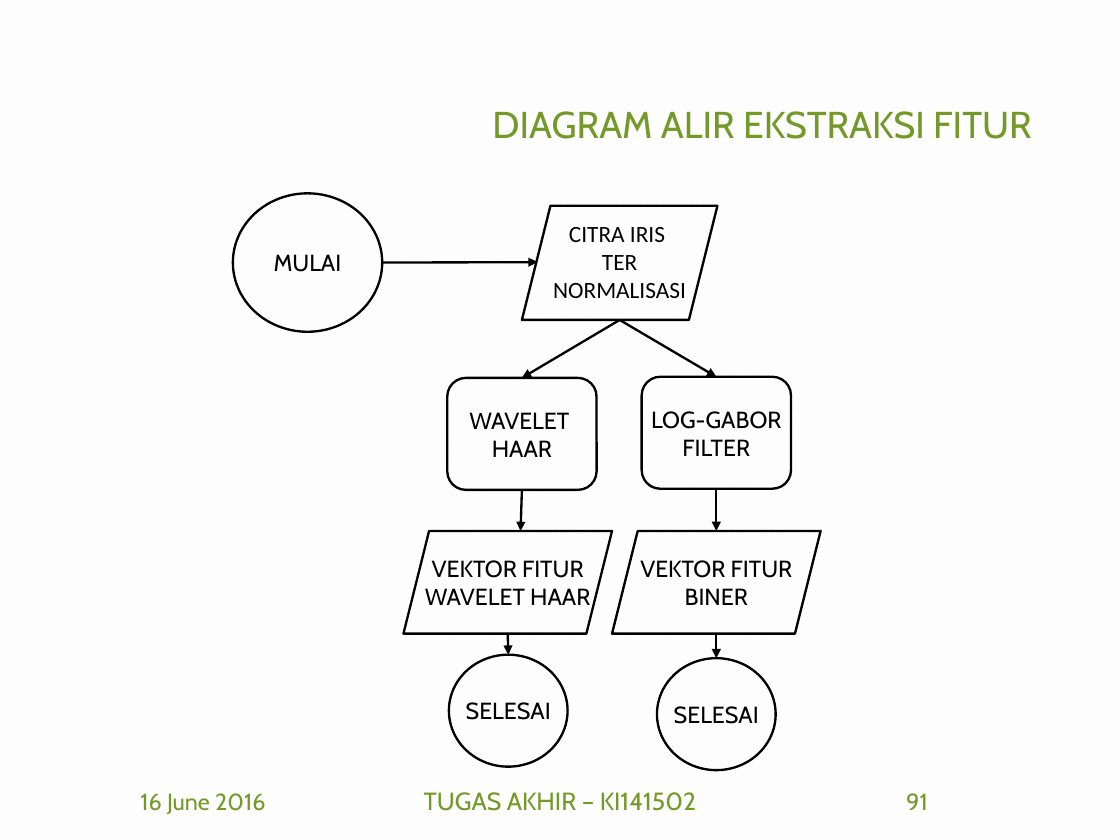
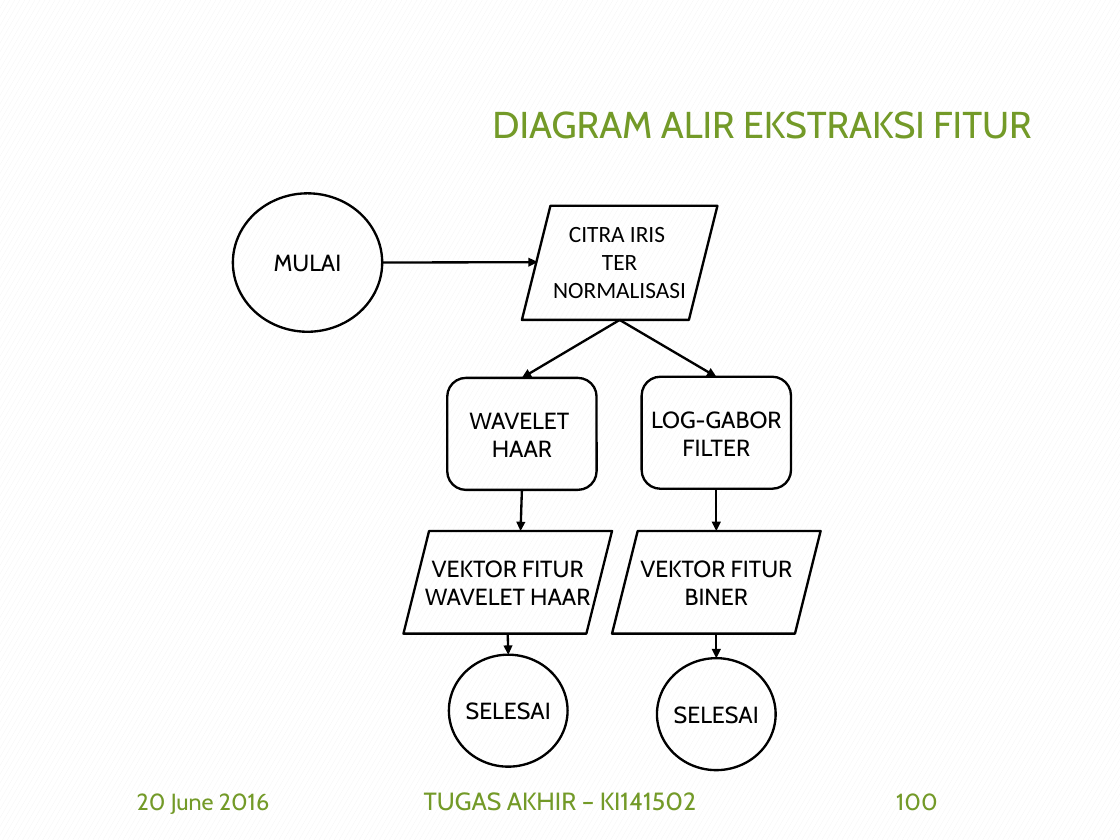
Before and after one commit to afdhalbasith/TA, a slide deck: slide 100 of SiapSidang/5112100153_Afdhal B.pptx (slide 91 before the commit). Drawn at 1120x840 pixels with LibreOffice and Linux fonts; fonts in the diff are those of the drawing; background and template pictures are left out. Boxes give left, top, right and bottom in pixels: in the first picture for what was removed or moved away, otherwise in the second. Text is boxed around its words. In the diff, an @@ line names an element or a change of style, - is before the commit and + after.

```diff
--- a/SiapSidang/5112100153_Afdhal B.pptx
+++ b/SiapSidang/5112100153_Afdhal B.pptx
@@ text at [137, 793, 269, 814]: text changed @@
-16 June 2016
+20 June 2016
@@ page number at [896, 793, 938, 811]: text changed @@
-91
+100
```
Also in this commit, not shown: 90 other slides changed, 10 slides added, 1 other file.
